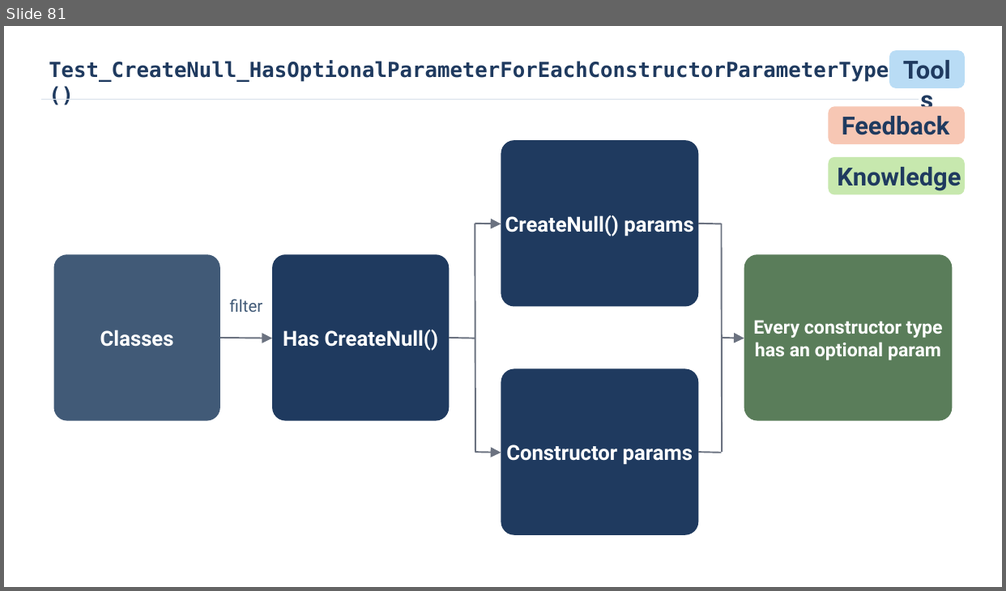
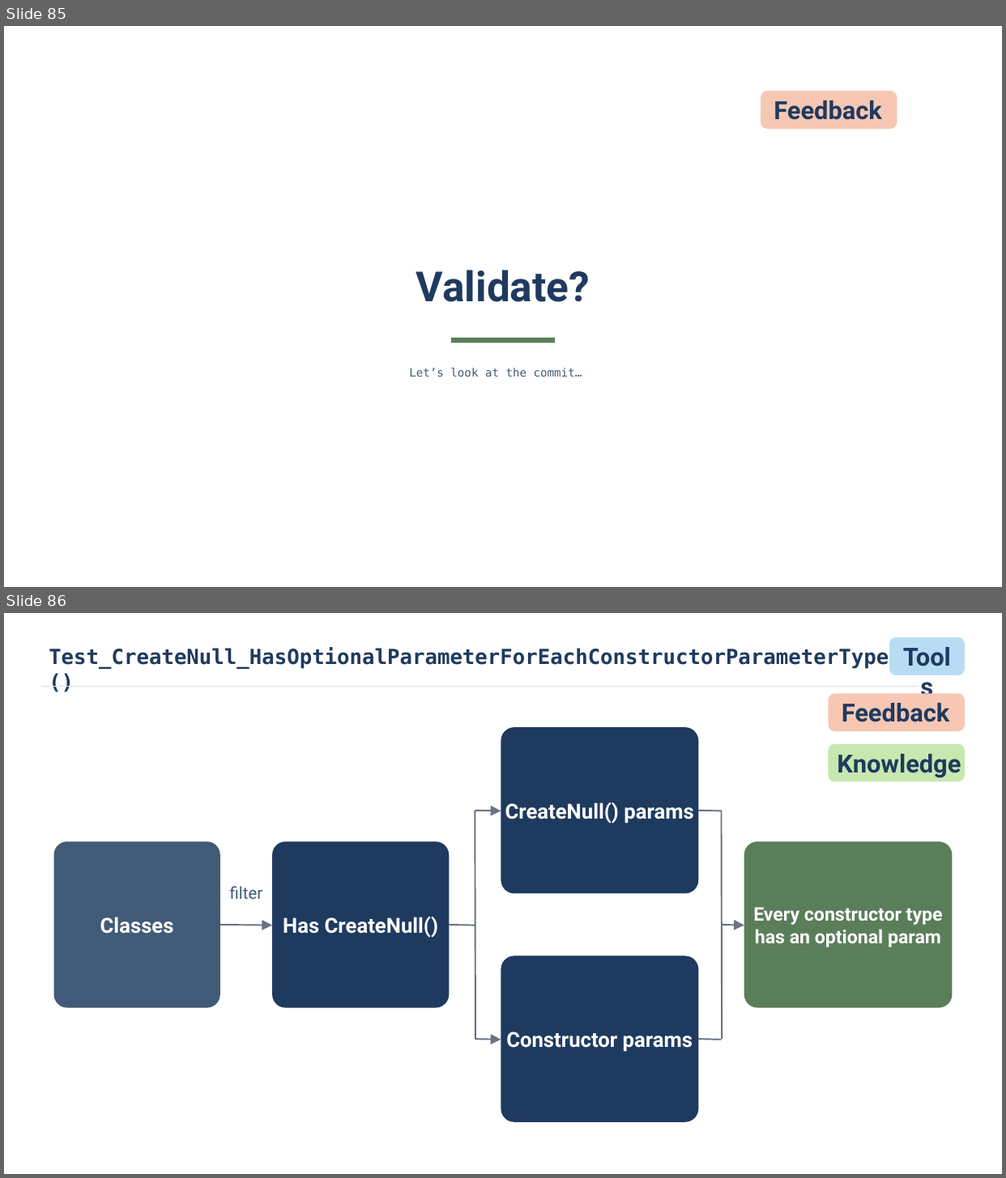
Before and after one commit to isidore/Talks, a slide deck: Slides/WorkingWithAI_MyFirst4Weeks.pptx. Shown one above the other, each under a label of ours: slide 81 before the commit, slides 85 and 86 after it. The pictures are 1006x591 and 1006x1178 pixels, drawn with LibreOffice and Linux fonts; fonts in the diff are those of the drawing. Boxes give left, top, right and bottom in pixels: in the first picture for what was removed or moved away, otherwise in the second. Text is boxed around its words. In the diff, an @@ line names an element or a change of style, - is before the commit and + after.

```diff
--- a/Slides/WorkingWithAI_MyFirst4Weeks.pptx
+++ b/Slides/WorkingWithAI_MyFirst4Weeks.pptx
@@ slide 85 added at [4,26,1002,587], background #FFFFFF @@
@@ rounded rectangle added at [761,91,897,129], fill #F7C7B4 @@
@@ text added at [774,101,882,120], 24 pt, text #1F3A5F, bold @@
+Feedback
@@ text added at [416,270,590,302], 40 pt, text #1F3A5F, bold @@
+Validate?
@@ rectangle added at [451,338,555,344], fill #5A7D5A @@
@@ text added at [409,368,582,377], 11 pt, text #415A77 @@
+Let’s look at the commit…
@@ what was slide 81 is now slide 86 @@
```
Also in this commit, not shown: 1 slide changed, 4 other slides added, 1 other file.
